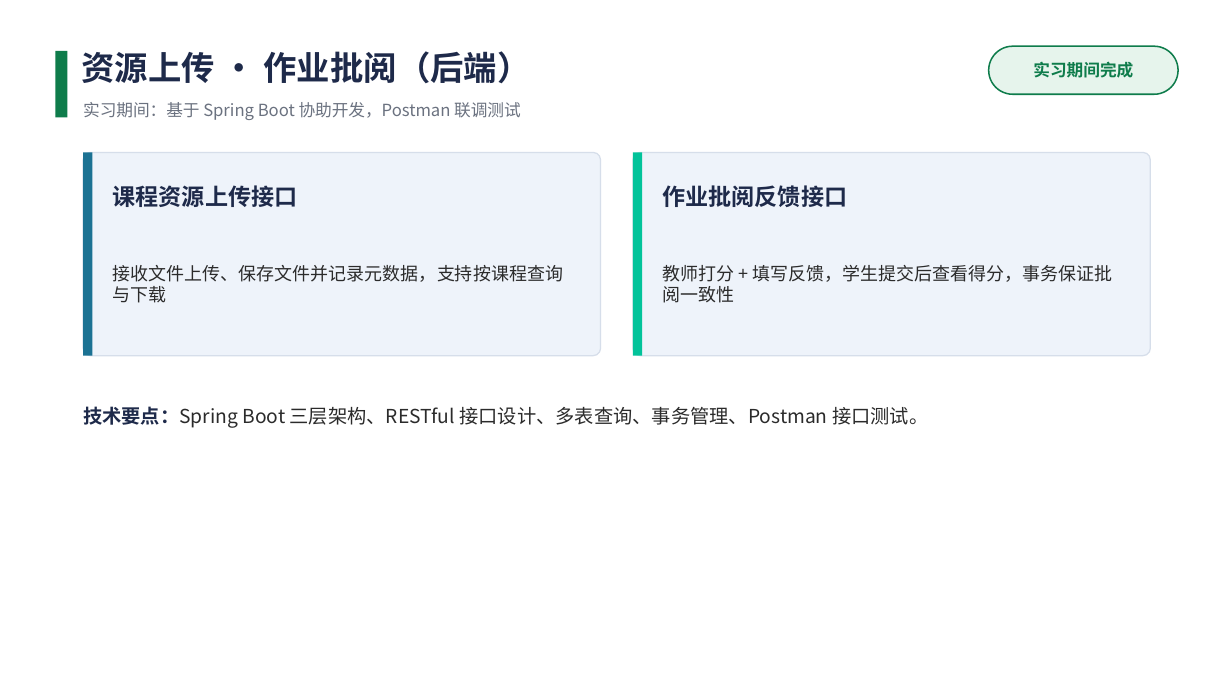
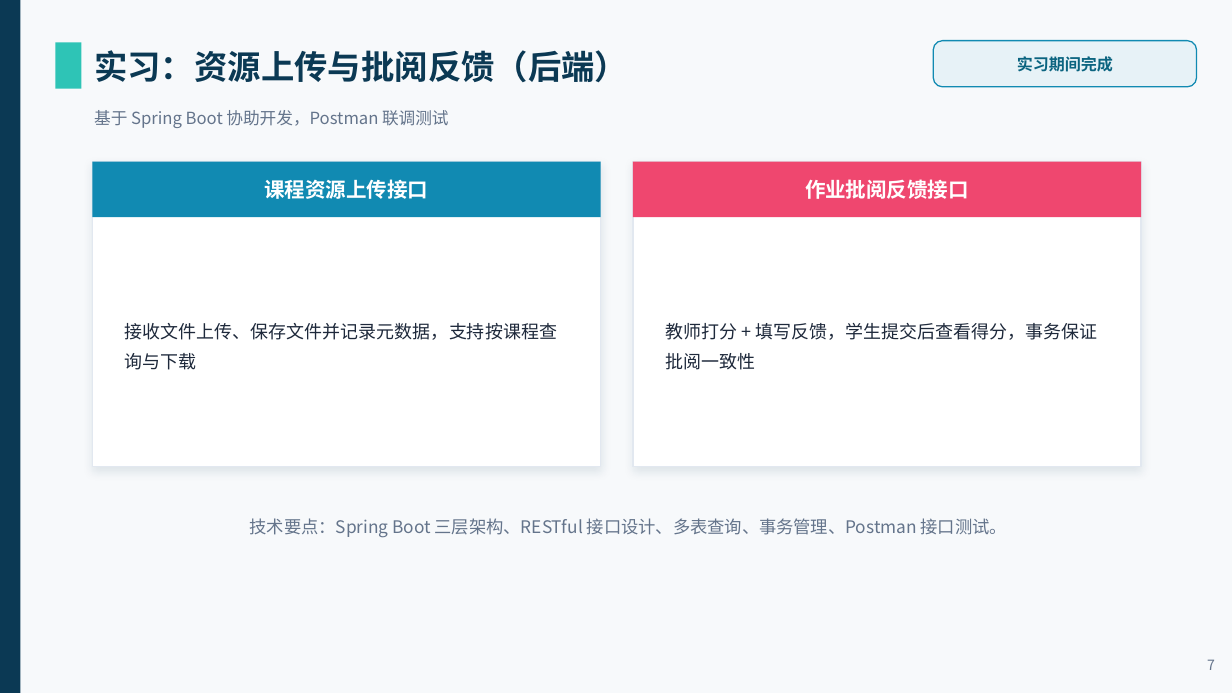
Before and after one commit to CloudGiaohaooo/smart-classroom, a slide deck: slide 7 of 答辩材料/答辩PPT-实习与拓展划分版.pptx. Drawn at 1232x693 pixels with LibreOffice and Linux fonts; fonts in the diff are those of the drawing. Boxes give left, top, right and bottom in pixels: in the first picture for what was removed or moved away, otherwise in the second. Text is boxed around its words. In the diff, an @@ line names an element or a change of style, - is before the commit and + after.

Commit message:
feat: traceId链路追踪 + 研究味文档(决策/评估/局限/问题) + 重做答辩PPT
按导师+HR双视角评审补齐：可观测性、主张—证据、诚实边界、设计决策。

- 后端：TraceIdFilter + logback 模板 + 2 个单测；SecurityConfig 暴露 X-Trace-Id
- 新增 docs/DESIGN_DECISIONS / EVALUATION / LIMITATIONS / PROBLEM
- README 顶部重写：30 秒电梯陈述 + 量化结果 + 闭环故事线 + 文档索引
- 重做两份答辩 PPT（吸收量化结果 / 技术决策 / 评估局限 / 三个工程尝试）
- 答辩话术 4 份同步更新（含 traceId 与设计决策问答）

mvn test 61 全绿（含 2 个 traceId 单测，Testcontainers 无 Docker 自动跳过 2）

```diff
--- a/答辩材料/答辩PPT-实习与拓展划分版.pptx
+++ b/答辩材料/答辩PPT-实习与拓展划分版.pptx
@@ background #FFFFFF to #F7F9FB @@
@@ rectangle added at [0, 0, 20, 693], fill #0B3954 @@
@@ rectangle: place and size @@
-rectangle at [55, 51, 67, 117]
+rectangle at [55, 43, 81, 89]
@@ rectangle at [55, 43, 81, 89]: fill #0E7C4B to #2EC4B6 @@
@@ text at [94, 50, 628, 82]: text changed; text colour #1E2A4A to #0B3954 @@
-资源上传 · 作业批阅（后端）
+实习：资源上传与批阅反馈（后端）
@@ text "实习期间完成": place and size @@
-text "实习期间完成" at [1033, 62, 1133, 78]
+text "实习期间完成" at [1017, 56, 1113, 72]
@@ text "实习期间完成" at [1017, 56, 1113, 72]: size 13 to 12.5 pt, text colour #0E7C4B to #0B6480 @@
@@ rounded rectangle: place and size @@
-rounded rectangle at [989, 46, 1178, 94]
+rounded rectangle at [933, 41, 1197, 87]
@@ rounded rectangle at [933, 41, 1197, 87]: fill #E6F4EC to #E7F2F7; outline #0E7C4B 1.2 pt to #118AB2 1 pt; proportions changed @@
@@ text at [94, 110, 449, 128]: text changed; text colour #6B7280 to #64748B @@
-实习期间：基于 Spring Boot 协助开发，Postman 联调测试
+基于 Spring Boot 协助开发，Postman 联调测试
@@ rounded rectangle removed at [83, 152, 601, 356] @@
@@ rectangle removed at [83, 152, 92, 356] @@
@@ text "课程资源上传接口": place and size @@
-text "课程资源上传接口" at [113, 185, 298, 207]
+text "课程资源上传接口" at [265, 179, 429, 199]
@@ text "课程资源上传接口" at [265, 179, 429, 199]: size 18 to 16 pt, text colour #1E2A4A to #FFFFFF; alignment left to centre @@
@@ rectangle added at [92, 162, 601, 467], fill #FFFFFF, outline #E2E8F0 1 pt @@
@@ rectangle added at [92, 162, 601, 217], fill #118AB2 @@
@@ text "作业批阅反馈接口" at [805, 179, 969, 199]: size 18 to 16 pt, text colour #1E2A4A to #FFFFFF; alignment left to centre @@
@@ text "作业批阅反馈接口": place and size @@
-text "作业批阅反馈接口" at [662, 185, 847, 207]
+text "作业批阅反馈接口" at [805, 179, 969, 199]
@@ rounded rectangle removed at [633, 152, 1151, 356] @@
@@ rectangle removed at [633, 152, 642, 356] @@
@@ rectangle added at [633, 162, 1141, 467], fill #FFFFFF, outline #E2E8F0 1 pt @@
@@ rectangle added at [633, 162, 1141, 217], fill #EF476F @@
@@ text "接收文件上传、保存文件并记录元数据，支持按课程查询与下载": place and size @@
-text "接收文件上传、保存文件并记录元数据，支持按课程查询与下载" at [113, 265, 563, 303]
+text "接收文件上传、保存文件并记录元数据，支持按课程查询与下载" at [125, 323, 557, 370]
@@ text "接收文件上传、保存文件并记录元数据，支持按课程查询与下载" at [125, 323, 557, 370]: text colour #2B2B2B to #1E293B; line spacing 1 to 1.4 @@
@@ text "教师打分 + 填写反馈，学生提交后查看得分，事务保证批阅一致性" at [665, 323, 1097, 370]: text colour #2B2B2B to #1E293B; line spacing 1 to 1.4 @@
@@ text "教师打分 + 填写反馈，学生提交后查看得分，事务保证批阅一致性": place and size @@
-text "教师打分 + 填写反馈，学生提交后查看得分，事务保证批阅一致性" at [662, 265, 1113, 303]
+text "教师打分 + 填写反馈，学生提交后查看得分，事务保证批阅一致性" at [665, 323, 1097, 370]
@@ text "技术要点：Spring Boot 三层架构、RESTful 接口设计、多表查询、事务管理、Postman 接口测试。": place and size @@
-text "技术要点：Spring Boot 三层架构、RESTful 接口设计、多表查询、事务管理、Postman 接口测试。" at [83, 406, 928, 428]
+text "技术要点：Spring Boot 三层架构、RESTful 接口设计、多表查询、事务管理、Postman 接口测试。" at [250, 518, 1007, 538]
@@ text "技术要点：Spring Boot 三层架构、RESTful 接口设计、多表查询、事务管理、Postman 接口测试。" at [250, 518, 1007, 538]: size 15 to 13.5 pt, text colour #2B2B2B to #64748B; text colour #1E2A4A to #64748B, bold off in "技术要点：Spring"; alignment left to centre @@
@@ text added at [1207, 659, 1215, 670], 11 pt, text #64748B @@
+7
```
Also in this commit, not shown: 9 other slides changed, 5 slides added, 3 slides removed, 17 other files.
